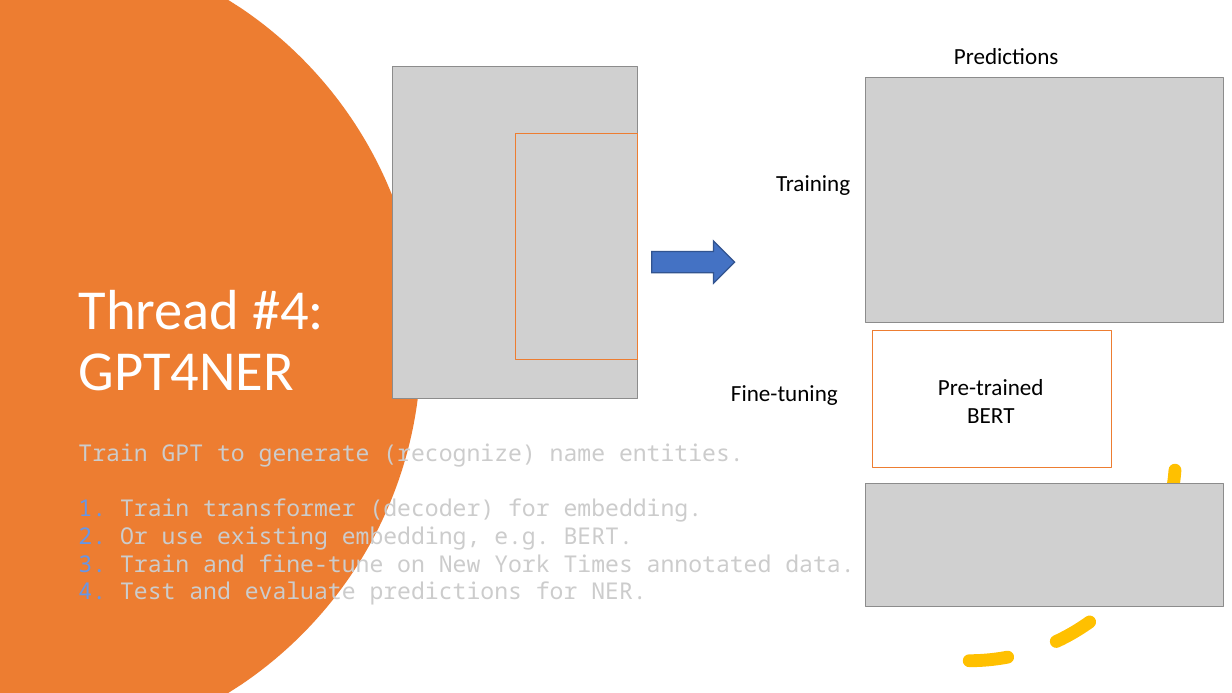
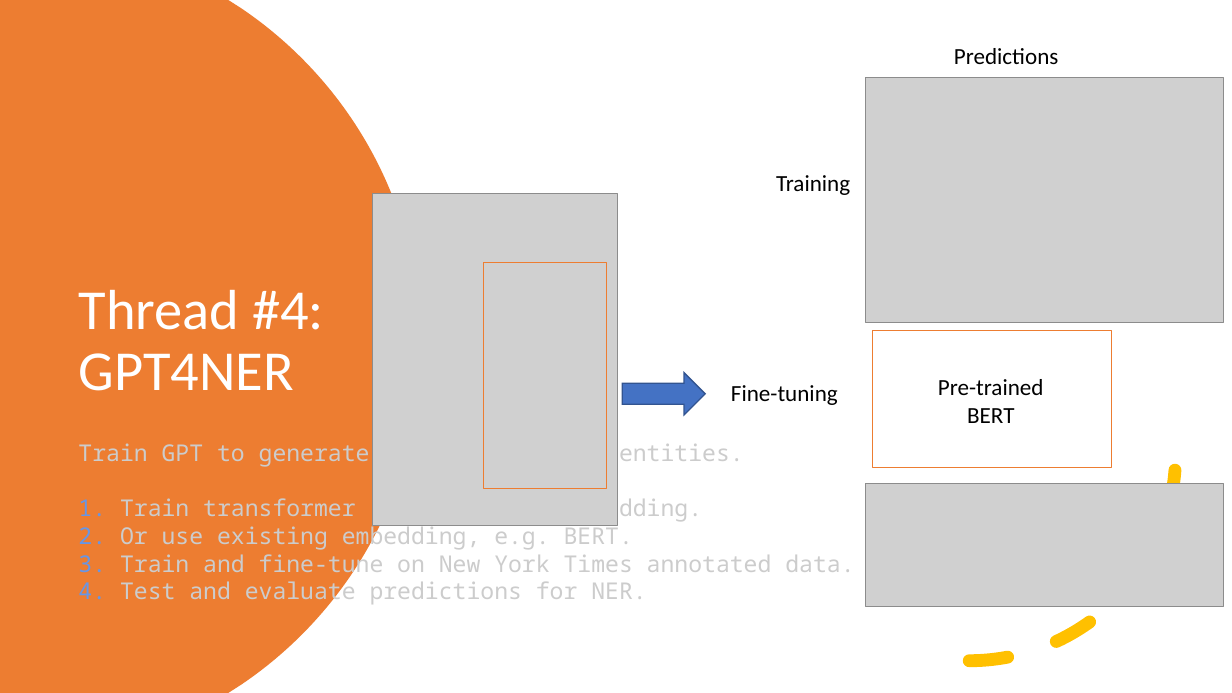
Before and after one commit to keweimao/DeepDelight, a slide deck: slide 13 of Reading/overview.pptx. Drawn at 1232x693 pixels with LibreOffice and Linux fonts; fonts in the diff are those of the drawing; grey boxes stand for pictures. Boxes give left, top, right and bottom in pixels: in the first picture for what was removed or moved away, otherwise in the second. Text is boxed around its words. In the diff, an @@ line names an element or a change of style, - is before the commit and + after.

```diff
--- a/Reading/overview.pptx
+++ b/Reading/overview.pptx
@@ picture: place and size @@
-picture at [393,67,638,399]
+picture at [372,193,617,526]
@@ rectangle: place and size @@
-rectangle at [516,134,639,360]
+rectangle at [484,262,607,489]
@@ right arrow: place and size @@
-right arrow at [652,241,735,284]
+right arrow at [623,372,706,415]
```
Also in this commit, not shown: 4 other files.
